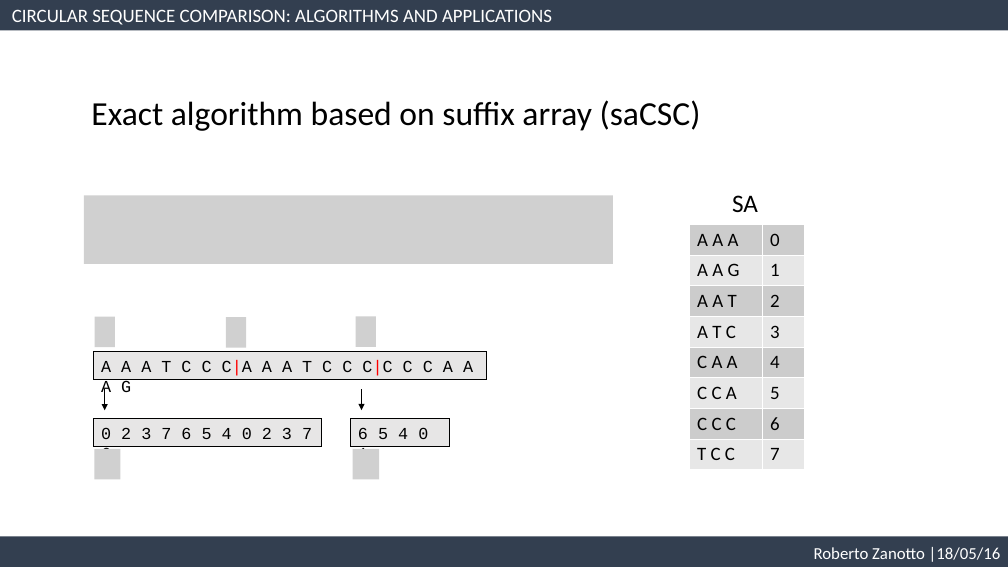
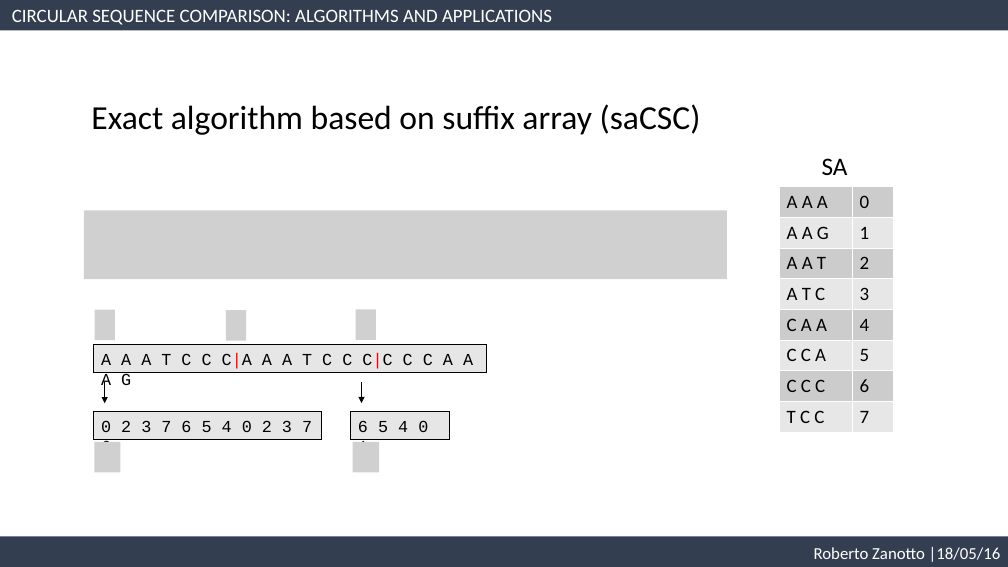
Before and after one commit to robzan8/csc, a slide deck: slide 11 of CircularComparison.pptx (slide 10 before the commit). Drawn at 1008x567 pixels with LibreOffice and Linux fonts; fonts in the diff are those of the drawing; grey boxes stand for pictures. Boxes give left, top, right and bottom in pixels: in the first picture for what was removed or moved away, otherwise in the second. Text is boxed around its words. In the diff, an @@ line names an element or a change of style, - is before the commit and + after.

```diff
--- a/CircularComparison.pptx
+++ b/CircularComparison.pptx
@@ text "Exact algorithm based on suffix ...": place and size @@
-text "Exact algorithm based on suffix ..." at (91, 100, 701, 131)
+text "Exact algorithm based on suffix ..." at (91, 104, 701, 135)
@@ text "SA": place and size @@
-text "SA" at (732, 195, 758, 212)
+text "SA" at (822, 158, 848, 175)
@@ table: place and size @@
-table at (690, 225, 804, 470)
+table at (779, 187, 893, 432)
@@ picture: place and size @@
-picture at (84, 195, 613, 264)
+picture at (84, 210, 727, 279)
@@ picture: place and size @@
-picture at (226, 318, 247, 348)
+picture at (226, 310, 247, 340)
@@ picture: place and size @@
-picture at (355, 317, 376, 347)
+picture at (355, 309, 376, 340)
@@ 3 rectangles, 3 pictures, 2 arrows: place and size @@
-3 rectangles, 3 pictures, 2 arrows at (94, 317, 487, 479)
+3 rectangles, 3 pictures, 2 arrows at (94, 310, 487, 473)
```
Also in this commit, not shown: 2 other slides changed, 2 slides added, 3 other files.
